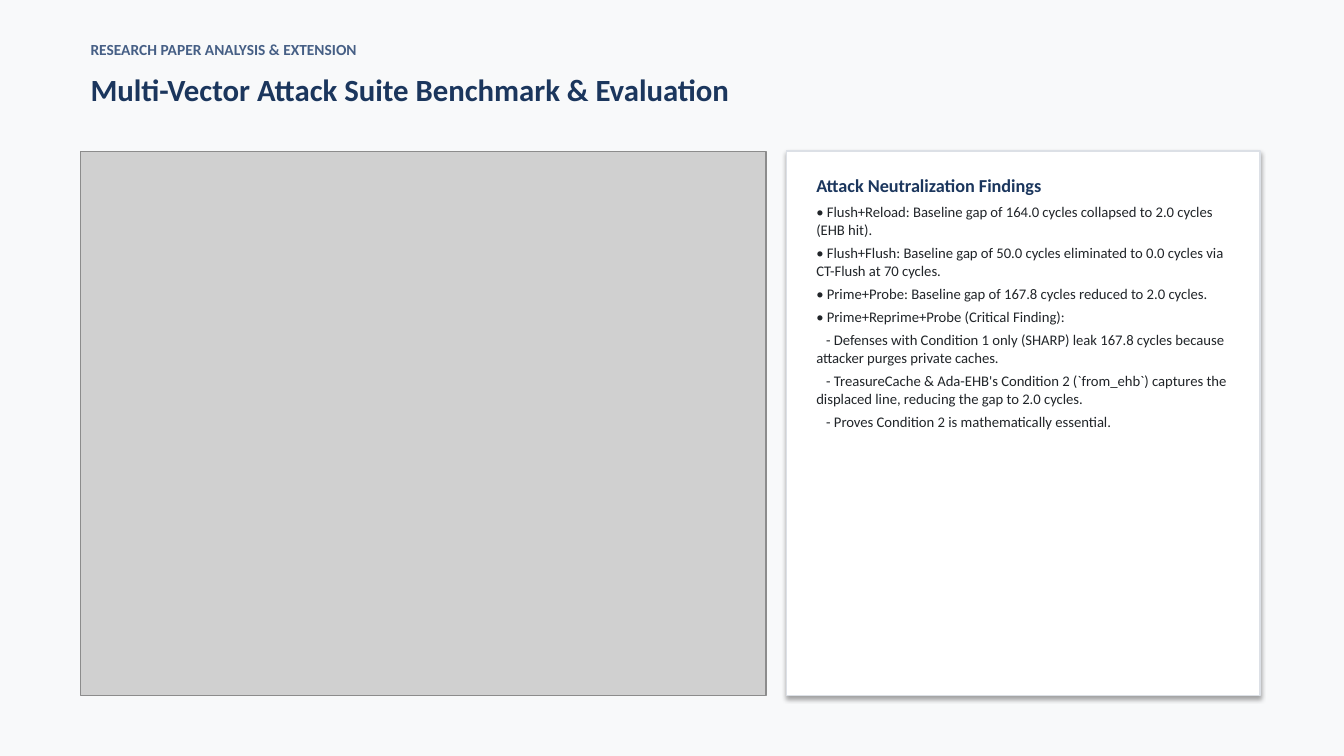
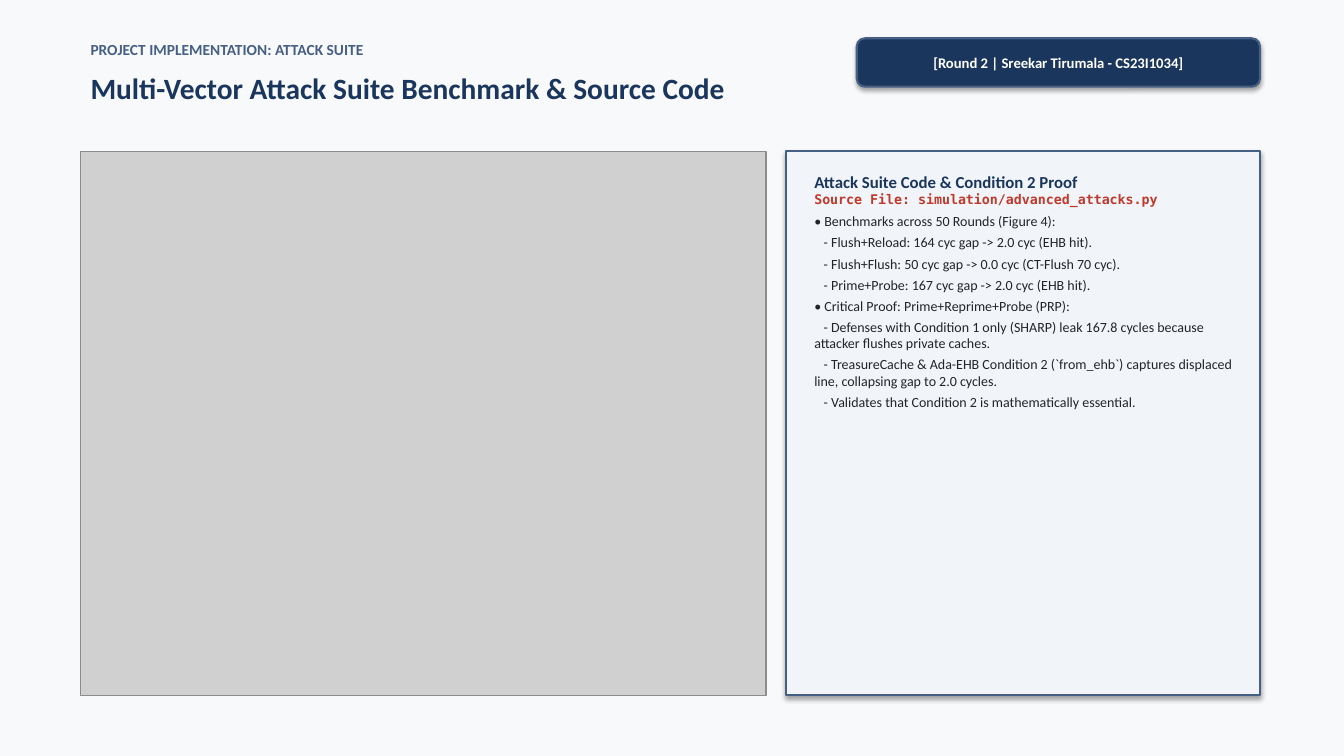
Before and after one commit to Sripadh16/IS-project, a slide deck: slide 15 of TreasureCache_Presentation.pptx (slide 11 before the commit). Drawn at 1344x756 pixels with LibreOffice and Linux fonts; fonts in the diff are those of the drawing; grey boxes stand for pictures. Boxes give left, top, right and bottom in pixels: in the first picture for what was removed or moved away, otherwise in the second. Text is boxed around its words. In the diff, an @@ line names an element or a change of style, - is before the commit and + after.

Commit message:
Update PPT deck and presentation script to strictly satisfy explanation video rubric with 2-round flow and code walkthroughs

```diff
--- a/TreasureCache_Presentation.pptx
+++ b/TreasureCache_Presentation.pptx
@@ text removed at [91, 45, 356, 55] @@
-RESEARCH PAPER ANALYSIS & EXTENSION
@@ text added at [91, 45, 364, 55], 11 pt, text #465F85, bold @@
+PROJECT IMPLEMENTATION: ATTACK SUITE
@@ rounded rectangle added at [857, 38, 1260, 87], fill #1B365D, outline #465F85 1.5 pt, 10.5 pt, text #FFFFFF, bold @@
+[Round 2 | Sreekar Tirumala - CS23I1034]
@@ text at [91, 78, 725, 100]: text changed; size 22 to 21 pt @@
-Multi-Vector Attack Suite Benchmark & Evaluation
+Multi-Vector Attack Suite Benchmark & Source Code
@@ rectangle at [786, 151, 1260, 696]: fill #FFFFFF to #F1F5F9; outline #DCE0E6 1 pt to #465F85 1.5 pt @@
@@ text at [814, 176, 1232, 409]: text changed; size 10.5 to 10 pt @@
-Attack Neutralization Findings
-• Flush+Reload: Baseline gap of 164.0 cycles collapsed to 2.0 cycles (EHB hit).
-• Flush+Flush: Baseline gap of 50.0 cycles eliminated to 0.0 cycles via CT-Flush at 70 cycles.
-• Prime+Probe: Baseline gap of 167.8 cycles reduced to 2.0 cycles.
-• Prime+Reprime+Probe (Critical Finding):
-- Defenses with Condition 1 only (SHARP) leak 167.8 cycles because attacker purges private caches.
-- TreasureCache & Ada-EHB's Condition 2 (`from_ehb`) captures the displaced line, reducing the gap to 2.0 cycles.
-- Proves Condition 2 is mathematically essential.
+Attack Suite Code & Condition 2 Proof
+Source File: simulation/advanced_attacks.py
+• Benchmarks across 50 Rounds (Figure 4):
+- Flush+Reload: 164 cyc gap -> 2.0 cyc (EHB hit).
+- Flush+Flush: 50 cyc gap -> 0.0 cyc (CT-Flush 70 cyc).
+- Prime+Probe: 167 cyc gap -> 2.0 cyc (EHB hit).
+• Critical Proof: Prime+Reprime+Probe (PRP):
+- Defenses with Condition 1 only (SHARP) leak 167.8 cycles because attacker flushes private caches.
+- TreasureCache & Ada-EHB Condition 2 (`from_ehb`) captures displaced line, collapsing gap to 2.0 cycles.
+- Validates that Condition 2 is mathematically essential.
```
Also in this commit, not shown: 11 other slides changed, 8 slides added, 8 slides removed, 5 other files.
